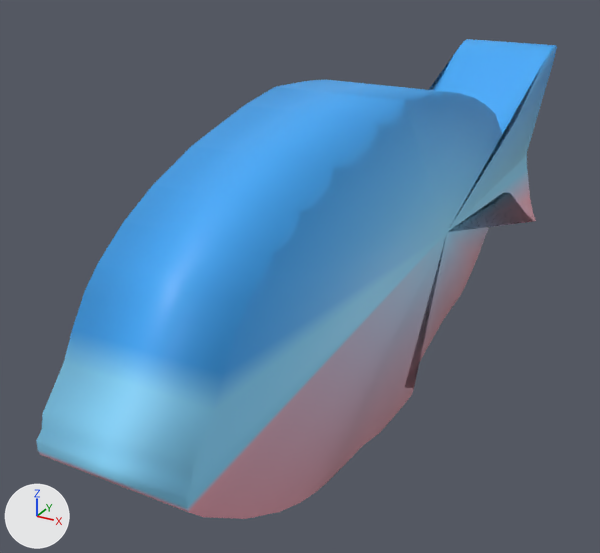
The glTF model pack/fusilierfish/fusilierfish.glb, before and after one commit.
The view is the same before and after, from a 50 mm lens placed at (0.362, -0.868, 0.344), pointed at (-0.076, -0.072, -0.054). Lighting does not change. The marker at lower left points along +X, +Y and +Z. The older version comes first.

Before the edit, the objects in view are built like this:
```python
me_fusilierfish = bpy.data.meshes.new('fusilierfish')
me_fusilierfish.from_pydata(...)  # 136 vertices, 268 faces; spans x -0.07..0.07, y -0.5..0.495, z -0.18..0.181
me_fusilierfish.materials.append(mat_fusilierfish_bright)
ob_fusilierfish = bpy.data.objects.new('fusilierfish', me_fusilierfish)
ob_fusilierfish.location = (0.0, 0.0, 0.0)
```
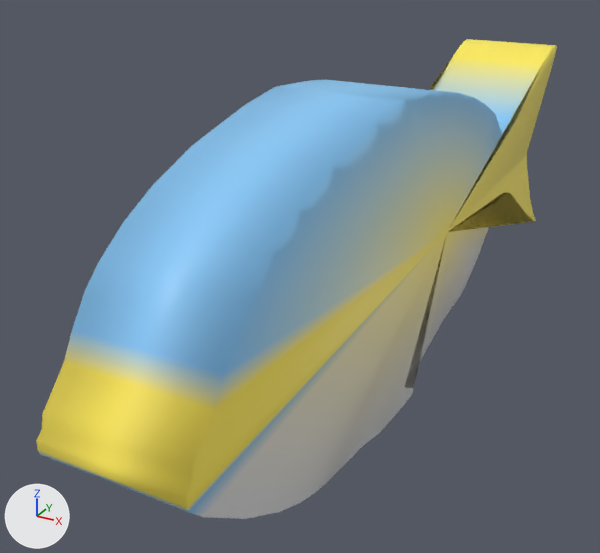
Location of each change, [x1, y1, x2, y2] in pixels of the pictures (600 x 553 px):
part 1 of me_fusilierfish, recoloured (blue to yellow): [36, 39, 557, 512] in both
part 2 of me_fusilierfish, recoloured: [42, 199, 536, 519] in both
part 3 of me_fusilierfish, recoloured: [64, 57, 542, 373] in both

Edits to the bpy script that builds the scene:
```text
Change me_fusilierfish:
    where me_fusilierfish.from_pydata(...)  # 136 vertices, 268 faces; spans x -0.07..0.07, y -0.5..0.495, z -0.18..0.181
    used by ob_fusilierfish; location = (0.0, 0.0, 0.0)
    me_fusilierfish part 1: 83 faces centred in x -0.07..0.07, y -0.5..0.493, z -0.055..0.154 are repainted in the vertex colours; the middle colour goes from blue #89daff to yellow #ffea59
    me_fusilierfish part 2: 104 faces centred in x -0.07..0.07, y -0.499..0.488, z -0.18..-0.032 are repainted in the vertex colours; the middle colour goes from pink #ffb3c4 to white #f9fafd
    me_fusilierfish part 3: 81 faces centred in x -0.07..0.07, y -0.454..0.371, z 0.039..0.181 are repainted in the vertex colours; the middle colour goes from blue #3faaf9 to blue #89cbf9
```
